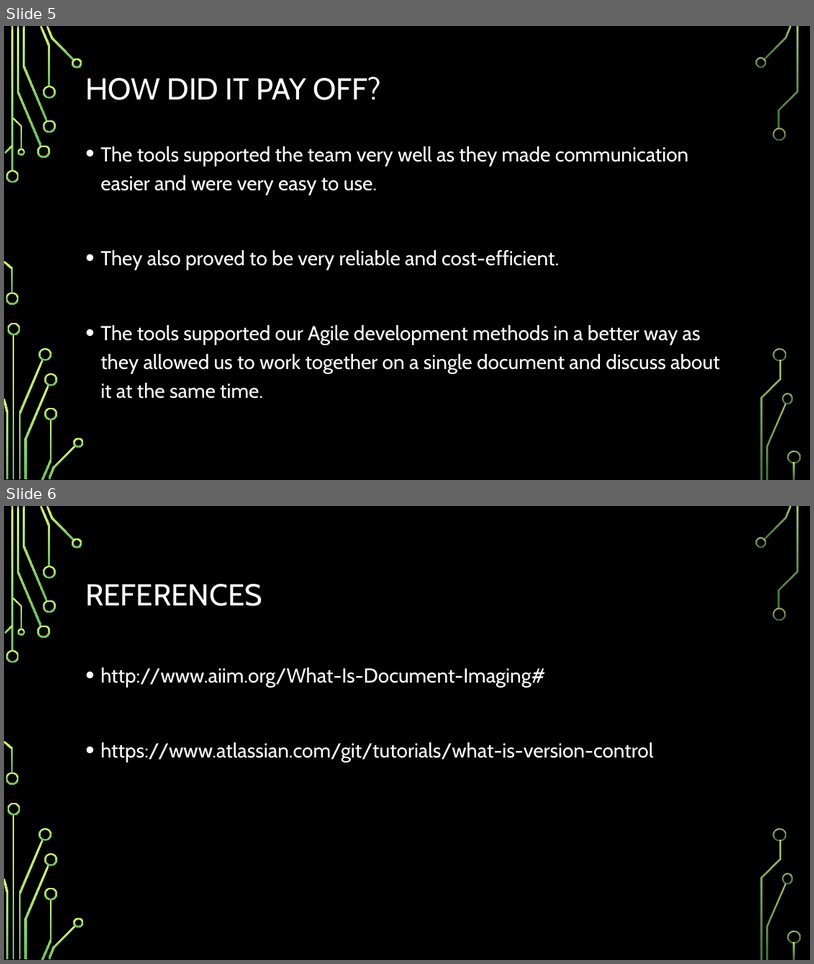
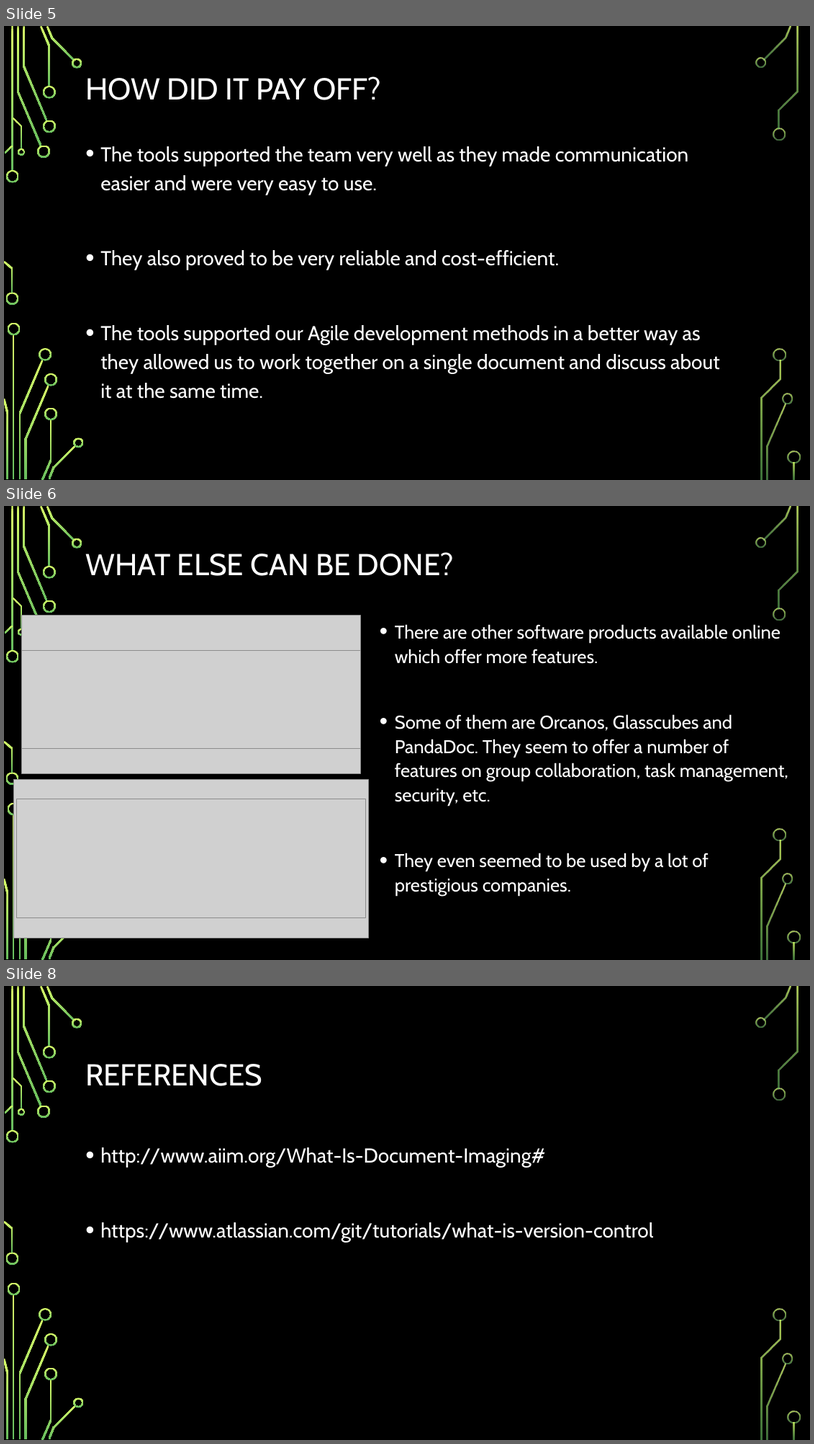
Before and after one commit to CodeBreaker707/Software-Systems-Development, a slide deck: Topic 9 - AE1.pptx. Shown one above the other, each under a label of ours: slides 5 and 6 before the commit, slides 5, 6 and 8 after it; the slides between them are not shown. The pictures are 814x964 and 814x1444 pixels, drawn with LibreOffice and Linux fonts; fonts in the diff are those of the drawing; grey boxes stand for pictures; background and template pictures are left out. Boxes give left, top, right and bottom in pixels: in the first picture for what was removed or moved away, otherwise in the second. Text is boxed around its words. In the diff, an @@ line names an element or a change of style, - is before the commit and + after.

```diff
--- a/Topic 9 - AE1.pptx
+++ b/Topic 9 - AE1.pptx
@@ slide 6 added at [4, 506, 810, 960], background picture (left out); not listed: 32 template elements that a slide beside it also shows @@
@@ title added at [85, 552, 454, 576], 36 pt, text #FFFFFF @@
+WHAT ELSE CAN BE DONE?
@@ picture added at [21, 615, 360, 773] @@
@@ text added at [395, 624, 789, 896], 22 pt, text #FFFFFF @@
+• There are other software products available online which offer more features.
+• Some of them are Orcanos, Glasscubes and PandaDoc. They seem to offer a number of features on group collaboration, task management, security, etc.
+• They even seemed to be used by a lot of prestigious companies.
@@ picture added at [21, 650, 360, 748] @@
@@ picture added at [13, 779, 369, 937] @@
@@ picture added at [17, 799, 365, 917] @@
@@ what was slide 6 is now slide 8 @@
```
Also in this commit, not shown: 1 slide changed, 1 other slide added, 2 other files.
